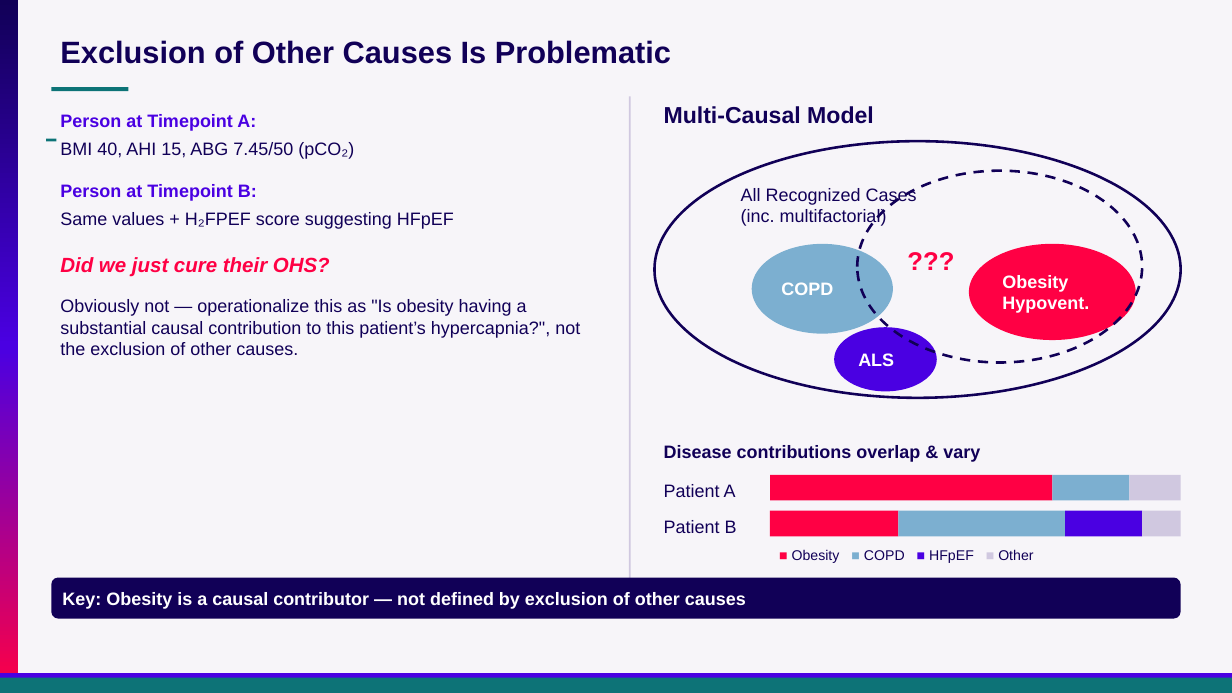
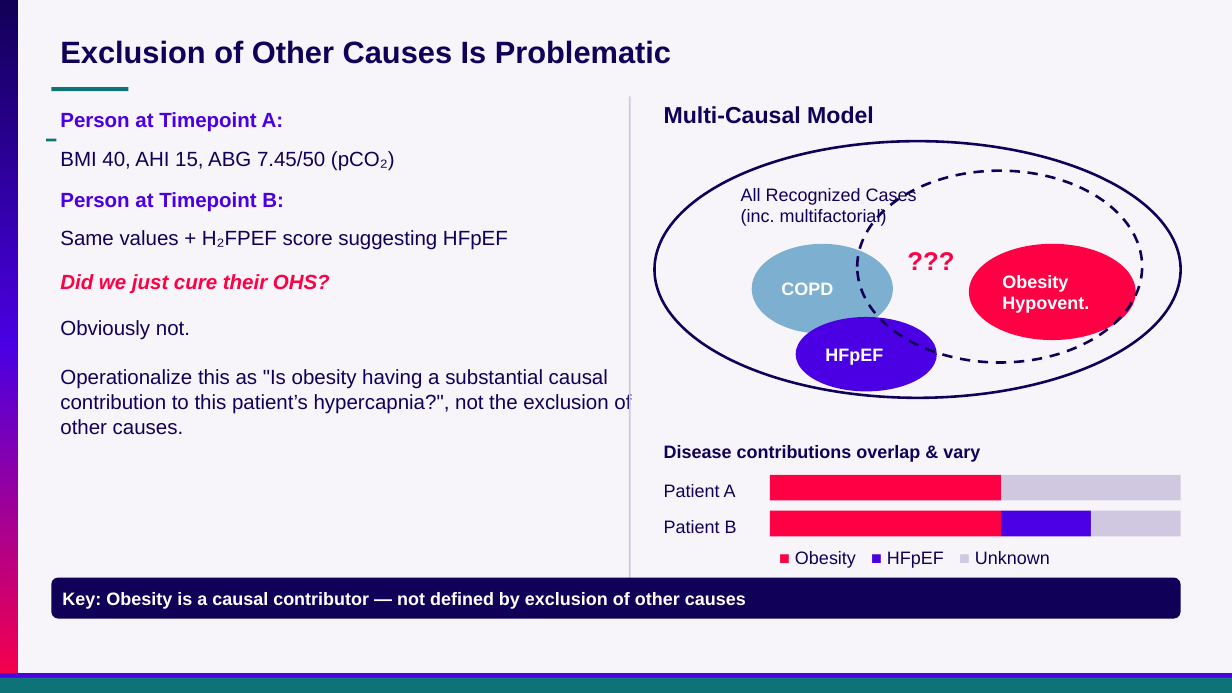
Before and after one commit to reblocke/clinical_talks, a slide deck: slide 5 of archive/Presentations/Locke Utah ACP OHS 2026.pptx. Drawn at 1232x693 pixels with LibreOffice and Linux fonts; fonts in the diff are those of the drawing. Boxes give left, top, right and bottom in pixels: in the first picture for what was removed or moved away, otherwise in the second. Text is boxed around its words. In the diff, an @@ line names an element or a change of style, - is before the commit and + after.

```diff
--- a/archive/Presentations/Locke Utah ACP OHS 2026.pptx
+++ b/archive/Presentations/Locke Utah ACP OHS 2026.pptx
@@ text "BMI 40, AHI 15, ABG ...": place and size @@
-text "BMI 40, AHI 15, ABG ..." at (60, 142, 354, 159)
+text "BMI 40, AHI 15, ABG ..." at (60, 151, 395, 171)
@@ text "Person at Timepoint B:": place and size @@
-text "Person at Timepoint B:" at (60, 184, 257, 201)
+text "Person at Timepoint B:" at (60, 192, 284, 212)
@@ size 14 to 16 pt in 4 elements at (60, 112, 284, 132), (60, 192, 284, 212), (60, 151, 395, 171), (60, 230, 508, 250) @@
@@ text "Same values + H₂FPEF score ...": place and size @@
-text "Same values + H₂FPEF score ..." at (60, 212, 454, 229)
+text "Same values + H₂FPEF score ..." at (60, 230, 508, 250)
@@ text "Did we just cure their ...": place and size @@
-text "Did we just cure their ..." at (60, 257, 330, 276)
+text "Did we just cure their ..." at (60, 274, 330, 293)
@@ text at (60, 320, 631, 435): text changed; size 14 to 16 pt @@
-Obviously not — operationalize this as "Is obesity having a substantial causal contribution to this patient’s hypercapnia?", not the exclusion of other causes.
+Obviously not.
+Operationalize this as "Is obesity having a substantial causal contribution to this patient’s hypercapnia?", not the exclusion of other causes.
@@ ellipse "HFpEF": place and size @@
-ellipse "HFpEF" at (835, 327, 937, 391)
+ellipse "HFpEF" at (796, 317, 937, 392)
@@ text in ellipse at (825, 348, 883, 365): text changed @@
-ALS
+HFpEF
@@ rectangle: place and size @@
-rectangle at (770, 475, 1053, 501)
+rectangle at (770, 475, 1001, 501)
@@ rectangle: place and size @@
-rectangle at (1129, 475, 1181, 501)
+rectangle at (1001, 475, 1180, 501)
@@ rectangle removed at (1053, 475, 1129, 501) @@
@@ rectangle: place and size @@
-rectangle at (770, 511, 898, 537)
+rectangle at (770, 511, 1001, 537)
@@ rectangle removed at (898, 511, 1066, 537) @@
@@ rectangle: place and size @@
-rectangle at (1066, 511, 1142, 537)
+rectangle at (1001, 511, 1091, 537)
@@ rectangle: place and size @@
-rectangle at (1142, 511, 1181, 537)
+rectangle at (1092, 511, 1181, 537)
@@ text at (795, 551, 1050, 568): text changed; size 11 to 14 pt @@
-■ Obesity ■ COPD ■ HFpEF ■ Other
+■ Obesity ■ HFpEF ■ Unknown
```
Also in this commit, not shown: 25 other slides changed, 8 slides added, 7 slides removed, 1 other file.
